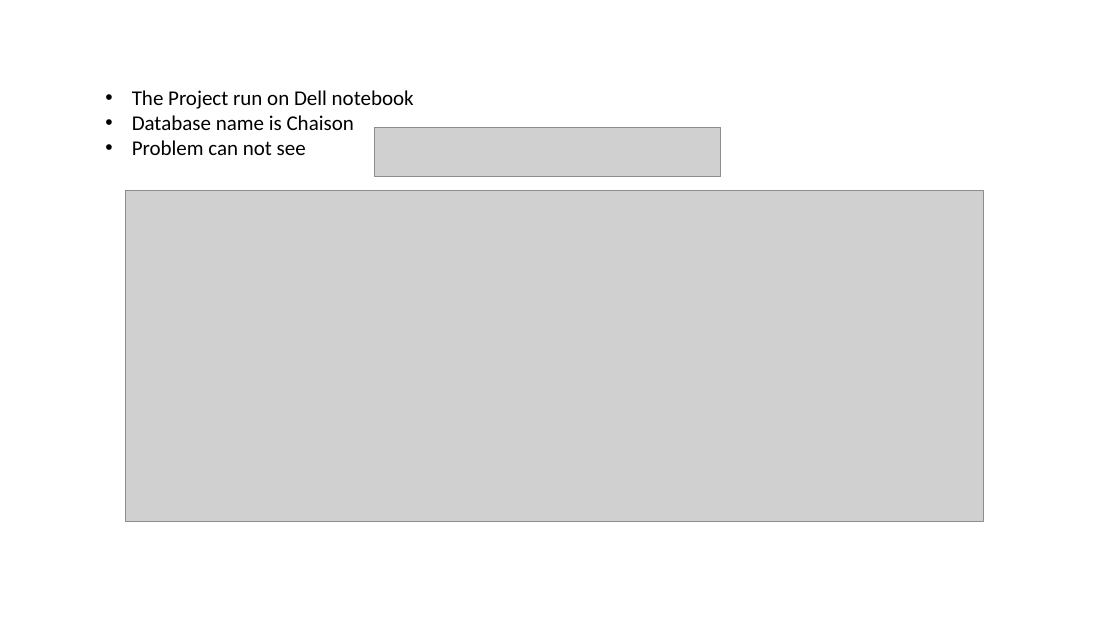
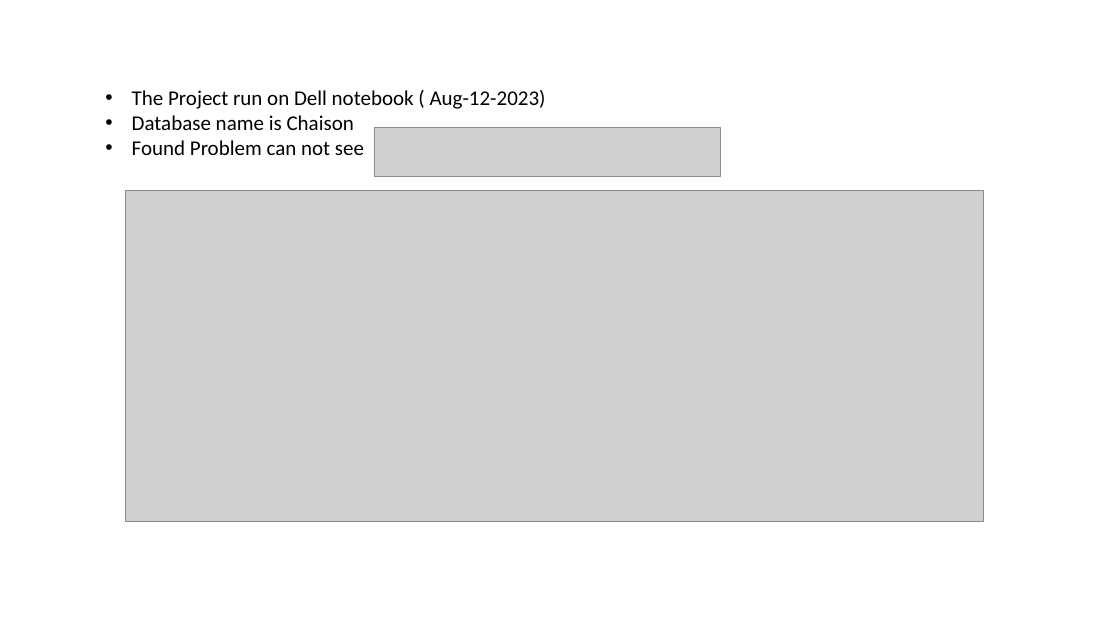
Before and after one commit to Witaya252525/Djanko_workshop, a slide deck: slide 1 of MEMO Djano Ecommerce.pptx. Drawn at 1120x630 pixels with LibreOffice and Linux fonts; fonts in the diff are those of the drawing; grey boxes stand for pictures. Boxes give left, top, right and bottom in pixels: in the first picture for what was removed or moved away, otherwise in the second. Text is boxed around its words. In the diff, an @@ line names an element or a change of style, - is before the commit and + after.

```diff
--- a/MEMO Djano Ecommerce.pptx
+++ b/MEMO Djano Ecommerce.pptx
@@ text at box(132, 90, 546, 109): text changed @@
-• The Project run on Dell notebook
+• The Project run on Dell notebook ( Aug-12-2023)
@@ text at box(132, 140, 364, 155): text changed @@
-• Problem can not see
+• Found Problem can not see
```
Also in this commit, not shown: 1 other slide changed, 24 other files.
